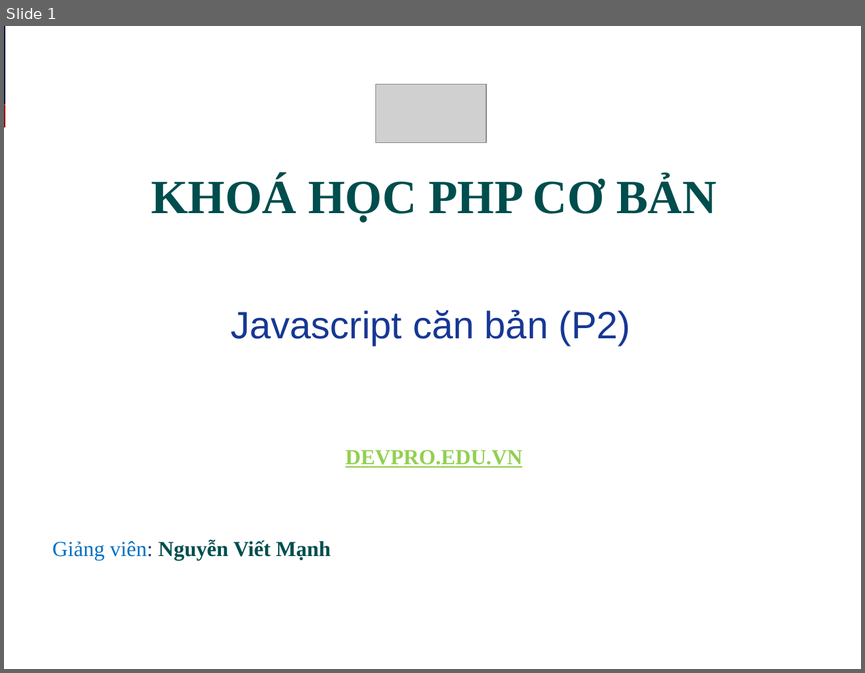
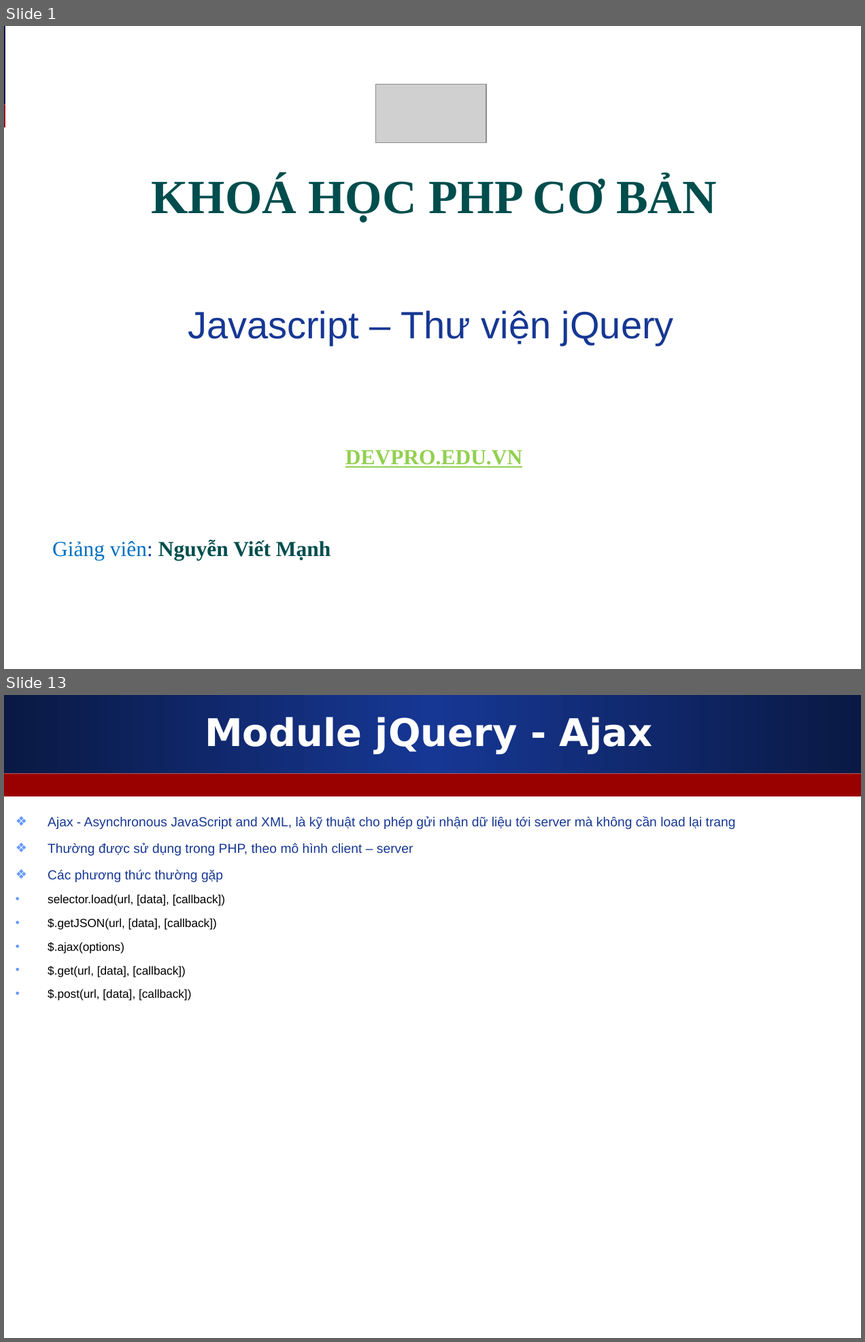
Before and after one commit to melng124/php39_devpro, a slide deck: Day8_Javascript_jQuery/Slide_bai_giang/Javascript_jQuery.ppt. Shown one above the other, each under a label of ours: slide 1 before the commit, slides 1 and 13 after it; the slides between them are not shown. The pictures are 865x673 and 865x1342 pixels, drawn with LibreOffice and Linux fonts; fonts in the diff are those of the drawing; grey boxes stand for pictures. Boxes give left, top, right and bottom in pixels: in the first picture for what was removed or moved away, otherwise in the second. Text is boxed around its words. In the diff, an @@ line names an element or a change of style, - is before the commit and + after.

```diff
--- a/Day8_Javascript_jQuery/Slide_bai_giang/Javascript_jQuery.ppt
+++ b/Day8_Javascript_jQuery/Slide_bai_giang/Javascript_jQuery.ppt
@@ slide 13 added at box(4, 695, 861, 1338), background #FFFFFF; not listed: 2 template elements that a slide beside it also shows @@
@@ title added at box(205, 717, 652, 754), 32 pt, text #FFFFFF, bold @@
+Module jQuery - Ajax
@@ text added at box(48, 816, 736, 1000), 11 pt, text #163794 @@
+❖ Ajax - Asynchronous JavaScript and XML, là kỹ thuật cho phép gửi nhận dữ liệu tới server mà không cần load lại trang
+❖ Thường được sử dụng trong PHP, theo mô hình client – server
+❖ Các phương thức thường gặp
+• selector.load(url, [data], [callback])
+• $.getJSON(url, [data], [callback])
+• $.ajax(options)
+• $.get(url, [data], [callback])
+• $.post(url, [data], [callback])
@@ slide 1 changed as well @@
@@ text at box(188, 310, 674, 346): text changed @@
-Javascript căn bản (P2)
+Javascript – Thư viện jQuery
```
Also in this commit, not shown: 12 other slides added, 14 slides removed, 1 other file.
